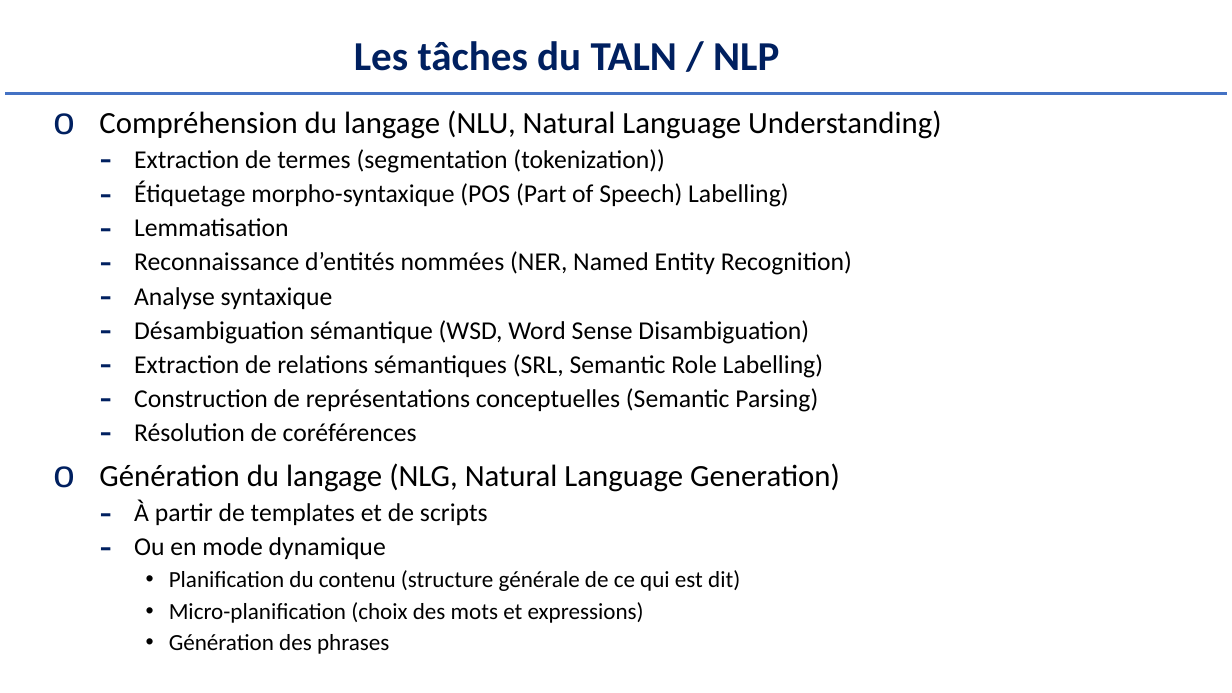
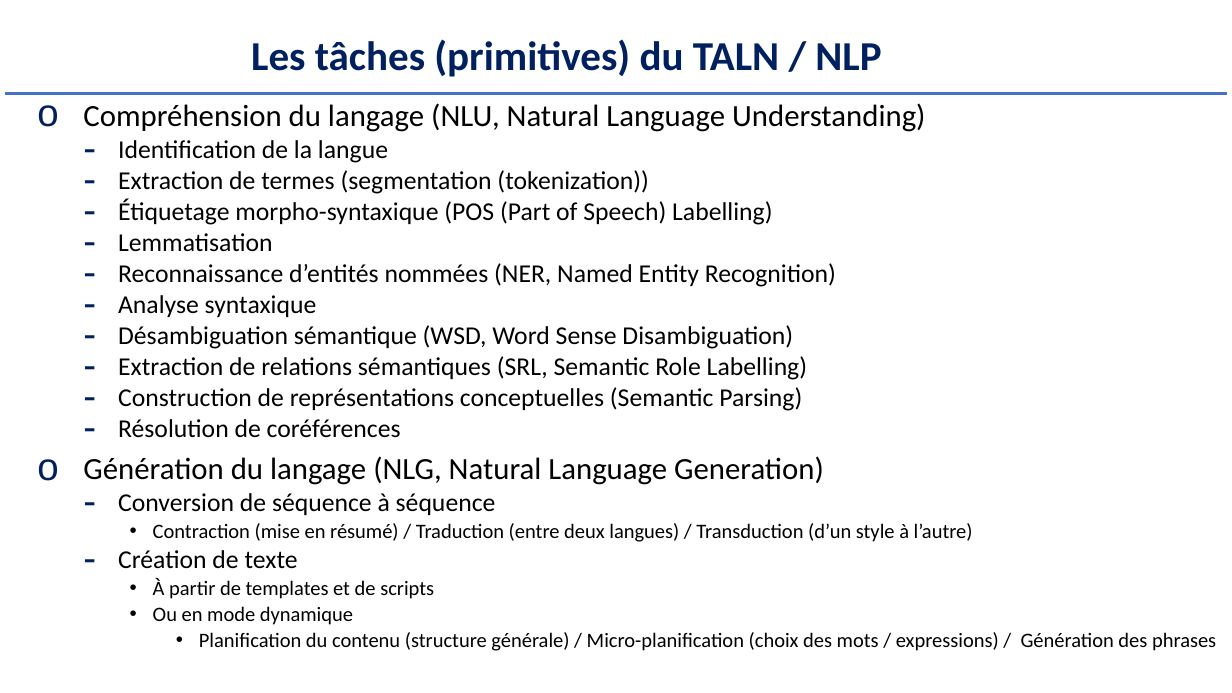
Before and after one commit to Herve-Guerin/cours-NLP-Gustave-Eiffel, a slide deck: slide 11 of Slides/NLP et Analyse Textuelle V2 - 1.pptx. Drawn at 1232x693 pixels with LibreOffice and Linux fonts; fonts in the diff are those of the drawing. Boxes give left, top, right and bottom in pixels: in the first picture for what was removed or moved away, otherwise in the second. Text is boxed around its words. In the diff, an @@ line names an element or a change of style, - is before the commit and + after.

```diff
--- a/Slides/NLP et Analyse Textuelle V2 - 1.pptx
+++ b/Slides/NLP et Analyse Textuelle V2 - 1.pptx
@@ title at (251,39,881,77): text changed @@
-Les tâches du TALN / NLP
+Les tâches (primitives) du TALN / NLP
@@ text "Compréhension du langage (NLU, Natural ...": place and size @@
-text "Compréhension du langage (NLU, Natural ..." at (99,110,941,654)
+text "Compréhension du langage (NLU, Natural ..." at (83,103,1216,651)
@@ text at (83,103,925,625): size 20 to 16 pt in "À partir de templates et de scripts", "Ou en mode dynamique"; line spacing 0.9 to 0.8; bullet - to •; list level 2 to 3 in "À partir de templates et ..."; list level 2 to 3 in "Ou en mode dynamique" @@
@@ text at (118,140,388,163): paragraph added @@
+  – Identification de la langue
@@ text at (118,493,973,569): paragraphs added @@
+  – Conversion de séquence à séquence
+    • Contraction (mise en résumé) / Traduction (entre deux langues) / Transduction (d’un style à l’autre)
+  – Création de texte
@@ text at (199,632,1216,651): text changed; size 18 to 16 pt @@
-    • Planification du contenu (structure générale de ce qui est dit)
-    • Micro-planification (choix des mots et expressions)
-    • Génération des phrases
+      • Planification du contenu (structure générale) / Micro-planification (choix des mots / expressions) / Génération des phrases
```
Also in this commit, not shown: 35 other slides changed, 2 slides added, 2 other files.
